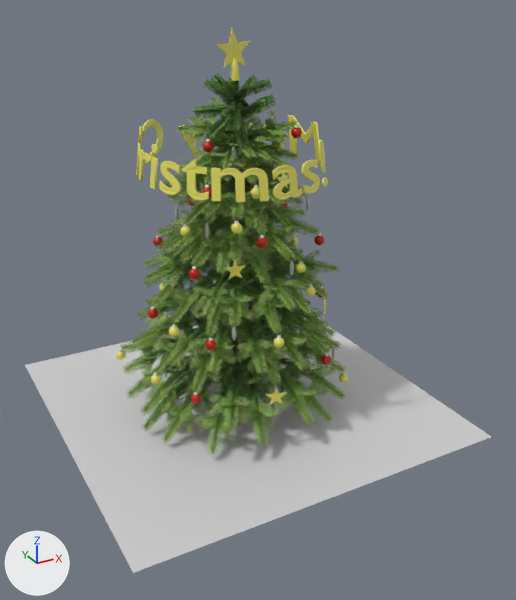
Renders of the COLLADA model data/Christmas.dae from each side of a commit.
Camera for both pictures: a camera (50 mm lens) standing at (-1.64, -3.22, 2.21) and looking at (0.03, -0.18, 0.69). Every picture has the same lights, and +X, +Y and +Z are marked at lower left. Where no turn or scale is listed for an object, it has been applied to the vertices. Vertices at the same position are counted once.

Names of what the first picture shows: 'Text_001', 'floor', 'leaves', 'star_001'.
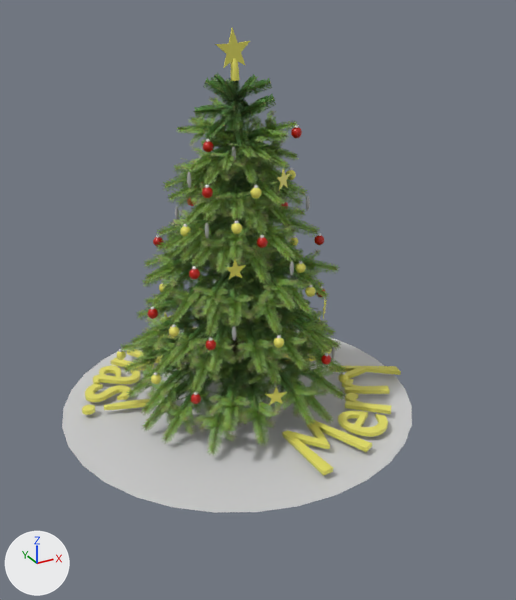
Commit message: Text on the ground

Pixel boxes (x1, y1, x2, y2) of what changed, in the pictures (516 x 600 px):
'floor', reshaped, rescaled (25% narrower, 29% shorter): before (25, 312, 491, 573); after (62, 327, 412, 513)
'Text', added (yellow): after (82, 328, 401, 476)
'Text_001', deleted (yellow): before (136, 115, 328, 202)
part 1 of me_plane, deleted: before (25, 312, 491, 573)
part 2 of me_plane, added: after (62, 327, 412, 513)

The change in detail:
me_plane is used by ob_floor; location (0.0, 0.0, 0.0); scale (0.173, 0.173, 0.173).
Verts and faces of me_plane; kept vertices keep their numbers, new ones are numbered from 4.
Before the commit, vertices of me_plane: 0 (-5.8, -5.8, 0.0) at pixel (133, 572), 1 (5.8, -5.8, 0.0) at pixel (491, 436), 2 (-5.8, 5.8, 0.0) at pixel (24, 364), 3 (5.8, 5.8, 0.0).
me_plane had 4 vertices, 2 faces and spanned x -5.8..5.8, y -5.8..5.8, z 0.0.
me_plane now has 32 vertices, 30 faces and spans x -1.0..1.0, y -1.0..1.0, z 0.0.
Part 1, on me_plane:
Vertices deleted: 0 to 3 (with the faces that use them).
Part 2, on me_plane:
32 vertices are added at x -1.0..1.0, y -1.0..1.0, z 0.0.
30 new faces join them.
Mesh me_mesh_002 is new.
It has 4892 vertices, 9724 faces and spans x -0.83..1.01, y -0.86..0.9, z 0.01..0.03.
It uses material mat_christmas_text (yellow #e9e365).
Object 'floor' (ob_floor) is rescaled from (0.173, 0.173, 0.173) to (1.0, 1.0, 1.0).
Object 'Text_001' (ob_text_001) is deleted.
Object 'Text' (ob_text) is new; it shows me_mesh_002.
Its location is (-0.028, -0.025, 0.02).
